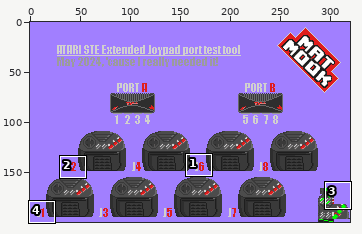
One commit to this sprite sheet: source/background.png. Above, an overview of the earlier version with the close-up marked.
Close-up. Before the commit:
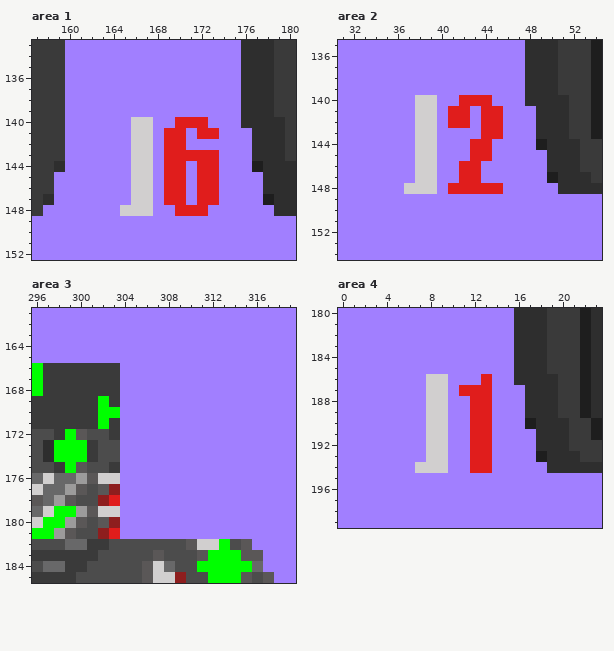
The file is 320x200 pixels. Colours within 5 levels of each other are drawn and written as one. Shown: area 1: x 157..180, y 133..152; area 2: x 31..54, y 135..154; area 3: x 296..319, y 161..185; area 4: x 0..23, y 180..199. The commit also changed other parts of the picture, which this record leaves out.
New version:
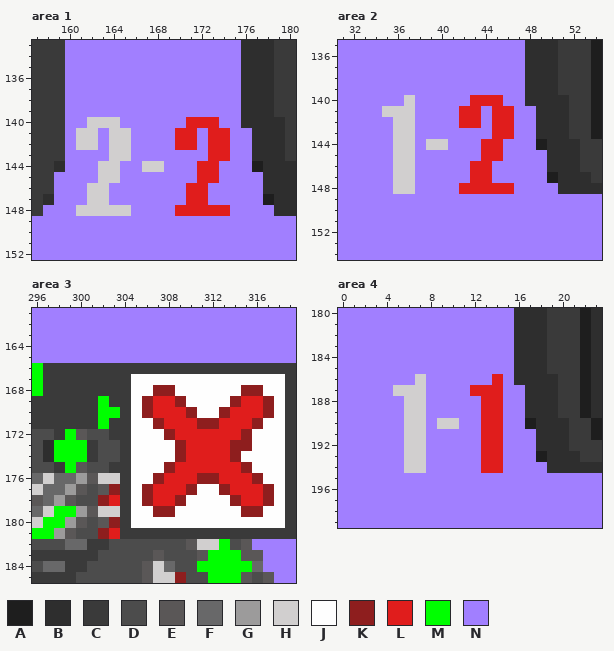
Palette (. is transparent): A #1e1e1e  B #2e2e2e  C #3a3a3a  D #4c4c4c  E #5a5757  F #686869  G #9c9b9b  H #d1cfcf  J #fefefe  K #8e1e1e  L #e01d1c  M #00ff00  N #a17fff
The edit:
Changed rows in their new state; - is an unchanged pixel.
Area 1:
first column x 161:
140 -HHH-NN--N--L-
141 HH-HHNN-N-LN-L
142 HH-HHNN-N-L-LL
143 ---HHNN-NNNN-L
144 --HH-N-HNN----
145 --HH-NN-NN----
146 -HH--NN-NNL-N-
147 -HH--NN-NNL-N-
148 HHHH-NN-----LL
Area 2:
first column x 35:
140 --HNN--N--L-
141 HHHNN-N-LN-L
142 -HHNN-N-LN-L
143 -HHNN----N-L
144 -HHN-H--N-L-
145 -HHNN---N-L-
146 -HHNN--N-L--
147 -HHNN--N-L--
148 -H-NN-N----L
Area 3:
first column x 304:
166 CCCCCCCCCCCCCCCC
167 CJJJJJJJJJJJJJJC
168 CJJKKJJJJJJKKJJC
169 CJKLLKJJJJKLLKJC
170 CJKLLLKJJKLLLKJC
171 CJJKLLLKKLLLKJJC
172 CJJJKLLLLLLKJJJC
173 CJJJJKLLLLKKJJJC
174 CJJJJKLLLLKJJJJC
175 CJJJKLLLLLLKJJJC
176 CJJKLLLKKLLLKJJC
177 CJKLLLKJJKLLLKJC
178 CJKLLKJJJJKLLKJC
179 CJJKKJJJJJJKKJJC
180 CJJJJJJJJJJJJJJC
181 CCCCCCCCCCCCCCCC
Area 4:
first column x 5:
186 --HNN---NL
187 HHHNN-N--L
188 -HHNN--N-L
189 -HHNN--N-L
190 -HHN-H-N-L
191 -HHNN--N-L
192 -HHNN--N-L
193 -HHNN--N-L
194 -H-NN--N-L
Changed places in both close-ups, as pixel boxes (x1, y1, x2, y2):
changed: (76, 117, 230, 216)
changed: (382, 95, 514, 194)
changed: (120, 363, 296, 539)
changed: (393, 374, 503, 473)
